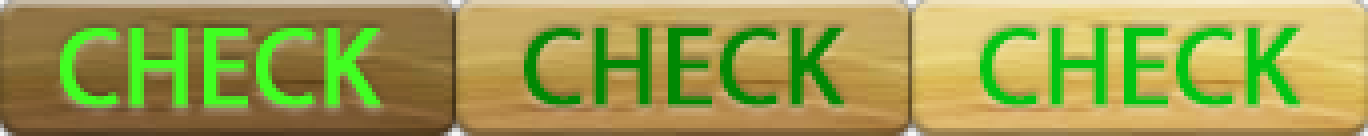
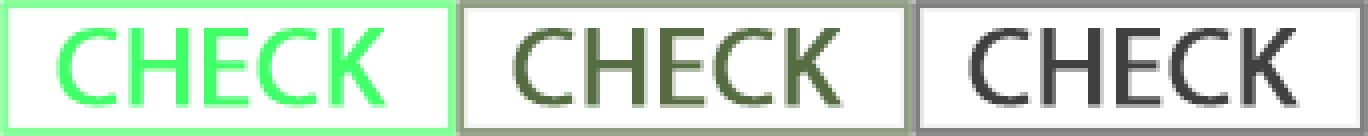
The second w=1368, h=136 image is a revision of the first. Changes to its layers:
renamed "CHECK" to "Check copy", opacity 100% → 75%, painted on it over [968, 28, 1304, 108]
renamed "Layer 1 copy 2" to "Rounded Rectangle 1 copy", opacity 100% → 50%, painted on it over [912, 0, 1368, 136]
renamed "CHECK" to "Check", opacity 100% → 75%, painted on it over [512, 28, 848, 108]
renamed "Layer 1 copy" to "Rounded Rectangle 1", opacity 100% → 50%, painted on it over [456, 0, 912, 136]
renamed "CHECK" to "Check copy 2", opacity 100% → 75%, painted on it over [56, 28, 388, 108]
added layer "Rounded Rectangle 1 copy 2" (50%) above "Layer 1" over [0, 0, 456, 136]
hid "Layer 1", painted on it over [0, 0, 1368, 136]
